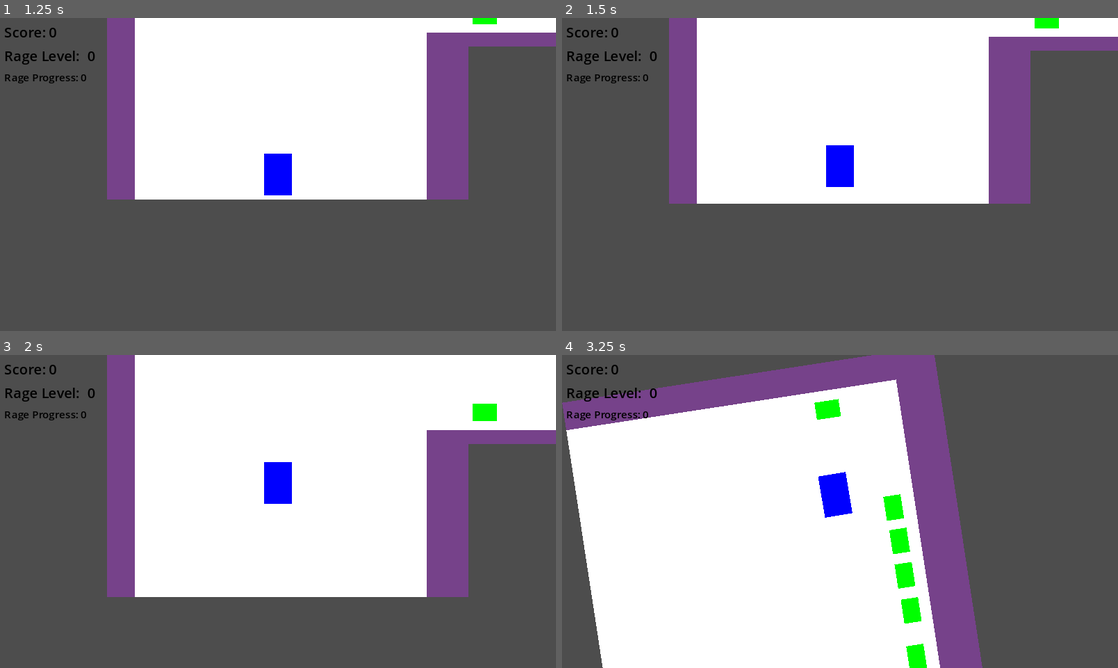
Above: before the commit, frames 1-4 (two rows, left to right).
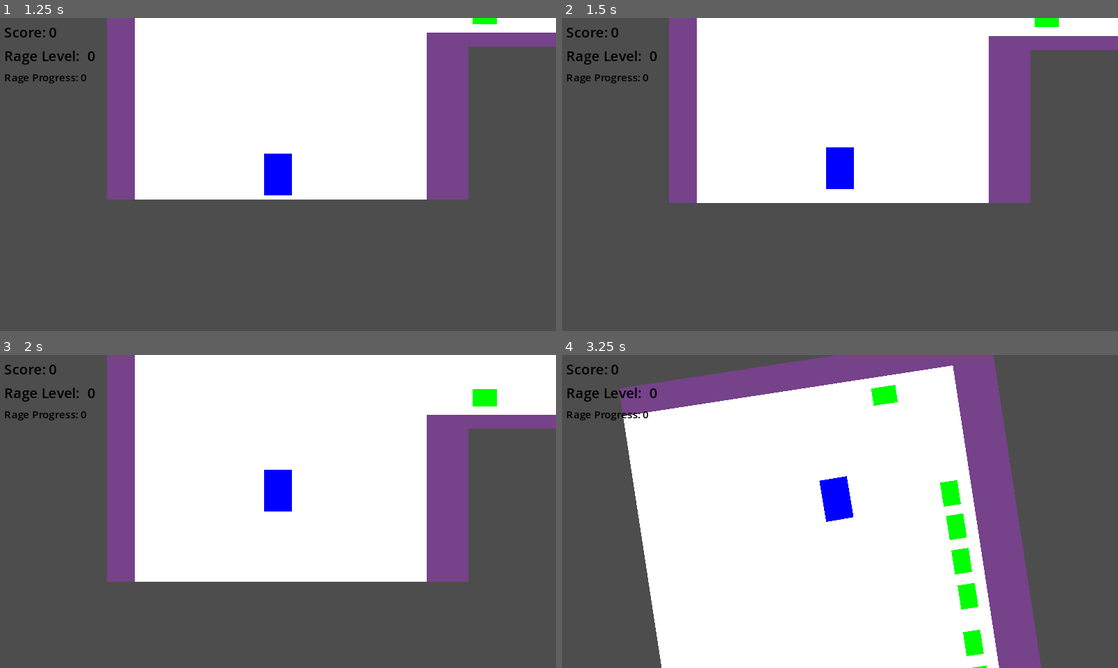
Above: after the commit, the same moments.

Repository: lukeledvina/UnleashTheBeast
Game: Godot game, scene res://Game/game.tscn
Same seed, same stepped clock (60 frames per second), same inputs: the game is played once before the commit and once after it.
Inputs:
- Up to frame 1 (1.25 s): tap Enter at 0.5 s; hold W (up) from 0.53 s (still down); hold Space (drift) from 0.53 s (still down)
- Up to frame 2 (1.5 s): keep holding W (up); release Space (drift) at 1.28 s; tap Space (drift) at 1.35 s
- Up to frame 3 (2 s): keep holding W (up)
- Up to frame 4 (3.25 s): release W (up) at 2.03 s; hold Space (drift) 2.03-2.78 s; hold A (left) from 2.03 s (still down); tap Space (drift) at 2.85 s

Frame 1 is identical in both runs. In frame 2, 0.3% of the frame differs, in the area x 19-100%, y 2-60%; in frame 3, 5.6%; in frame 4, 30%, in the area x 0-87%, y 0-100%.

Commit message:
Combo level now affects speed

Diff:
--- a/Game/game.gd
+++ b/Game/game.gd
@@ -2,6 +2,7 @@
 
 @onready var ui = $UI
 @onready var score_manager = $ScoreManager
+@onready var player = $Player
 var total_score: int = 0
 @onready var breakables = $Level/BreakableContainer.get_children()
 
@@ -17,6 +18,8 @@
 	combo_manager.increase_combo(score)
 	ui.update_score_label(score_manager.total_score)
 	ui.update_combo_labels(combo_manager.combo_progress, combo_manager.combo_level)
+	player.change_speed(combo_manager.combo_level)
 
 func _on_combo_timeout():
 	ui.update_combo_labels(combo_manager.combo_progress, combo_manager.combo_level)
+	player.change_speed(combo_manager.combo_level)
--- a/Player/player.gd
+++ b/Player/player.gd
@@ -3,8 +3,8 @@
 @onready var camera: Camera2D = $Camera2D
 @onready var sprite: Sprite2D = $Sprite2D
 
-var max_speed: int = 200
-var min_speed: int = 100
+
+var speed: int = 150
 var acceleration: float = 0.1
 var drift_speed: float = 1.5
 var turn_speed: float = 0.75
@@ -22,15 +22,28 @@
 		rotation_degrees += turn_speed * input_direction.x
 		input_direction.y = -1
 		input_direction = input_direction.normalized()
-		velocity = velocity.lerp(input_direction.rotated(deg_to_rad(rotation_degrees)) * max_speed, acceleration)
+		velocity = velocity.lerp(input_direction.rotated(deg_to_rad(rotation_degrees)) * speed, acceleration)
 	elif input_direction.y != 0:
-		velocity = velocity.lerp(input_direction.rotated(deg_to_rad(rotation_degrees)) * max_speed, acceleration)
+		velocity = velocity.lerp(input_direction.rotated(deg_to_rad(rotation_degrees)) * speed, acceleration)
 	else:
 		velocity = velocity.lerp(Vector2.ZERO, friction)
 	move_and_slide()
 
 
-
+func change_speed(combo_level: int) -> void:
+	match combo_level:
+		0:
+			speed = 150
+		1:
+			speed = 200
+		2:
+			speed = 250
+		3:
+			speed = 300
+		4:
+			speed = 350
+		5:
+			speed = 400
 
 
 func drift(direction) -> void:
Not shown, changed: TODO.txt
